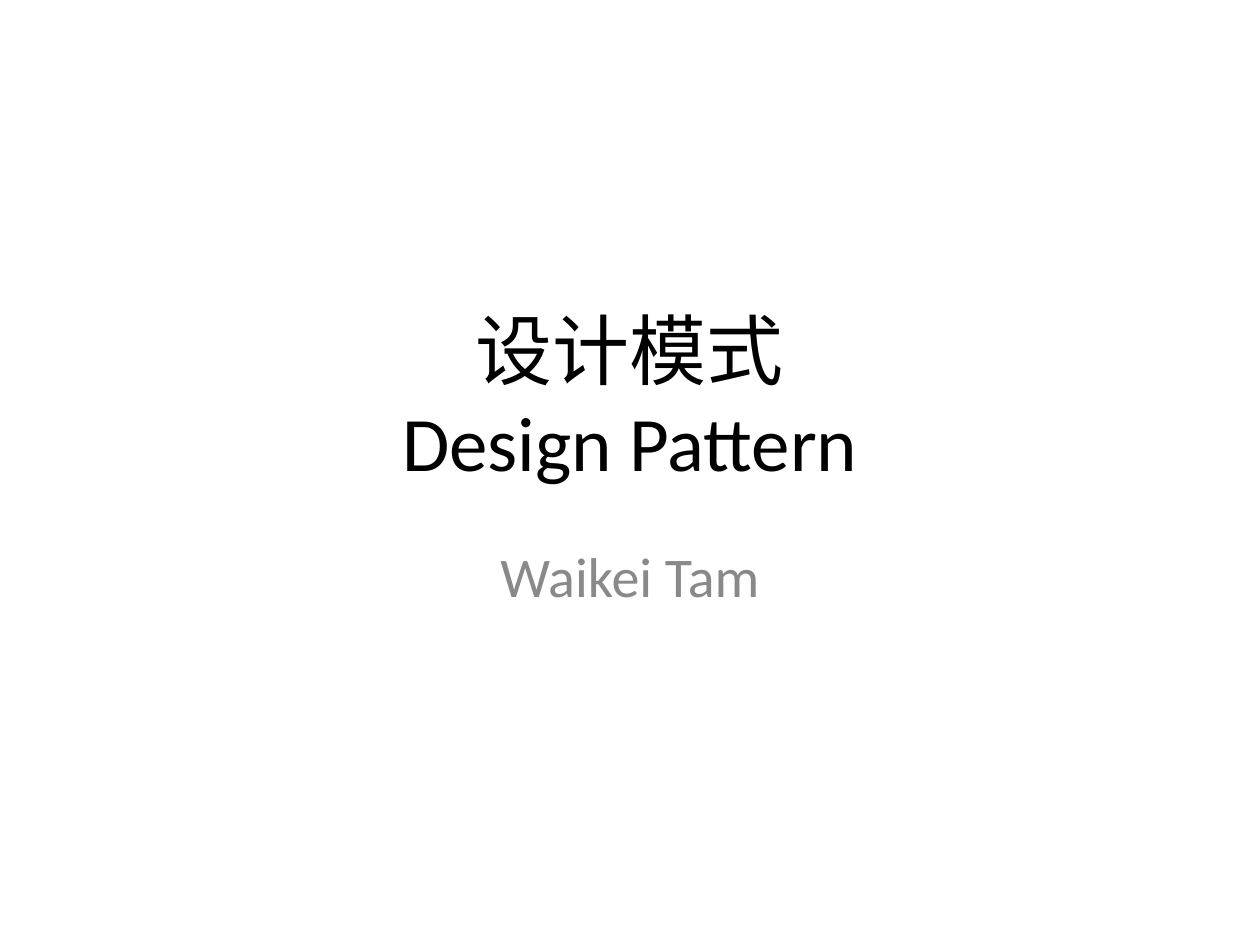
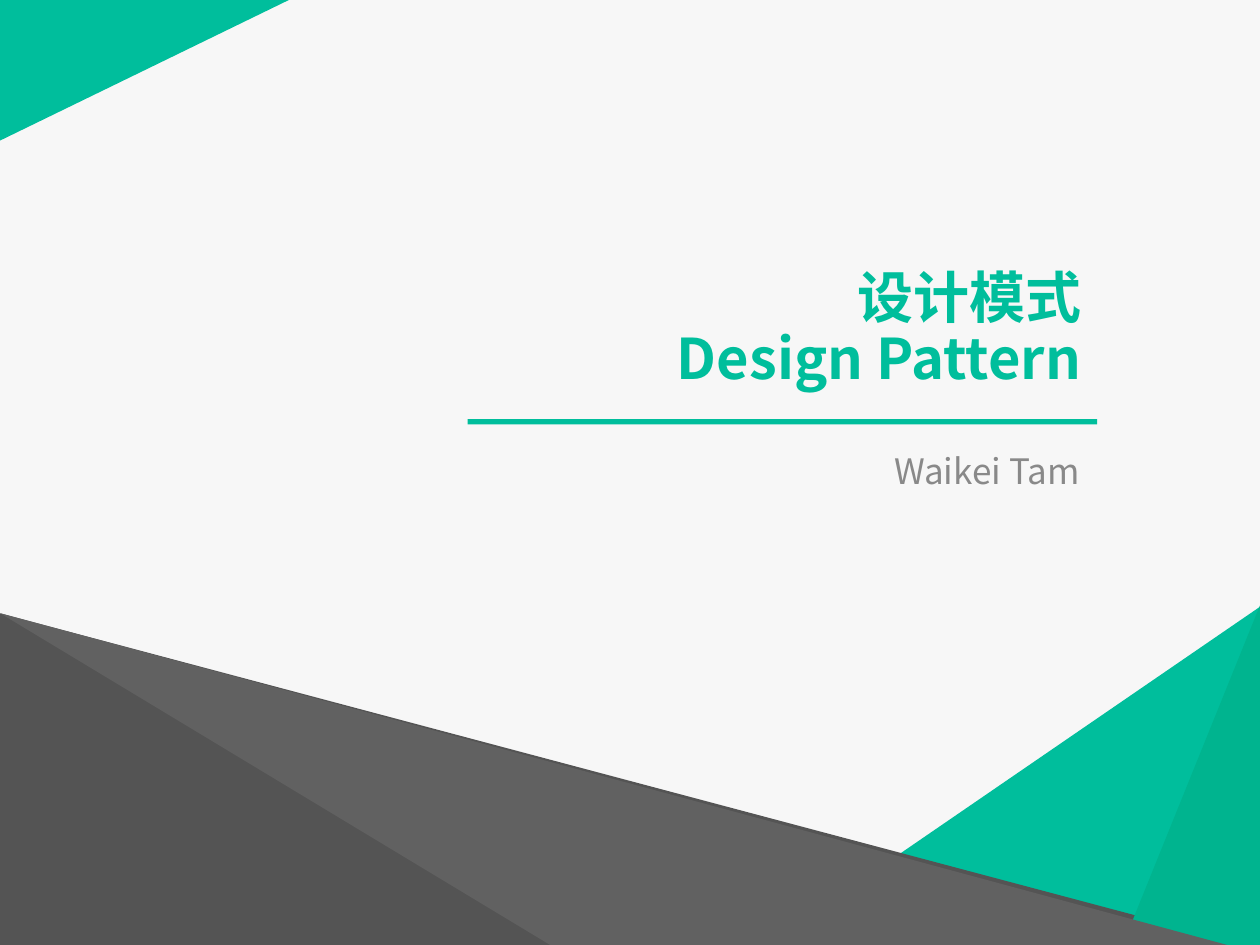
Before and after one commit to PlumpMath/DesignPattern-108, a slide deck: slide 1 of doc/Design Pattern.ppt. Drawn at 1260x945 pixels with LibreOffice and Linux fonts; fonts in the diff are those of the drawing. Boxes give left, top, right and bottom in pixels: in the first picture for what was removed or moved away, otherwise in the second. Text is boxed around its words. In the diff, an @@ line names an element or a change of style, - is before the commit and + after.

```diff
--- a/doc/Design Pattern.ppt
+++ b/doc/Design Pattern.ppt
@@ background #FFFFFF to #F7F7F7 @@
@@ right triangle added at [0,0,289,141], fill #00BE9C @@
@@ title "设计模式 Design Pattern": place and size @@
-title "设计模式 Design Pattern" at [402,314,857,485]
+title "设计模式 Design Pattern" at [677,270,1081,393]
@@ title "设计模式 Design Pattern" at [677,270,1081,393]: size 44 to 32 pt, font Calibri to Noto Sans CJK SC, text colour #000000 to #00BE9C, bold on; alignment centre to right; line spacing 1 to 0.9; vertical alignment middle to bottom @@
@@ subtitle "Waikei Tam": place and size @@
-subtitle "Waikei Tam" at [500,558,759,598]
+subtitle "Waikei Tam" at [894,456,1079,485]
@@ subtitle "Waikei Tam" at [894,456,1079,485]: size 32 to 20 pt, font Calibri to Noto Sans CJK SC; alignment centre to right; line spacing 1 to 1.1; more space between paragraphs @@
@@ line added from (467, 422) to (1097, 422), #00BE9C 3 pt @@
@@ right triangle added at [0,614,1260,945], fill #545454 @@
@@ freeform shape added at [0,614,1254,945], fill #616161 @@
@@ right triangle added at [767,607,1260,945], fill #00BE9C @@
@@ right triangle added at [1121,606,1260,945], fill #00B48F @@
```
Also in this commit, not shown: 10 other slides changed, 2 slides added.
